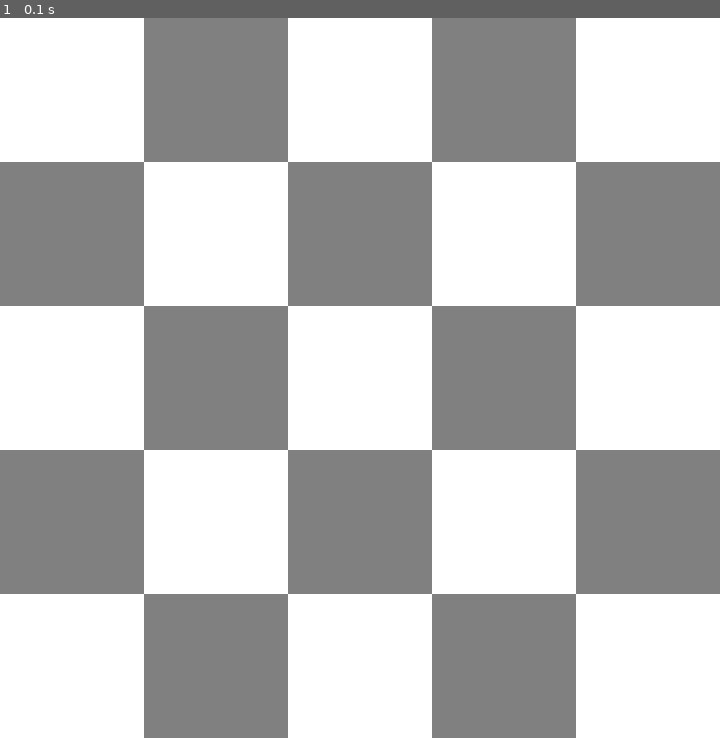
Above: before the commit, frame 1.
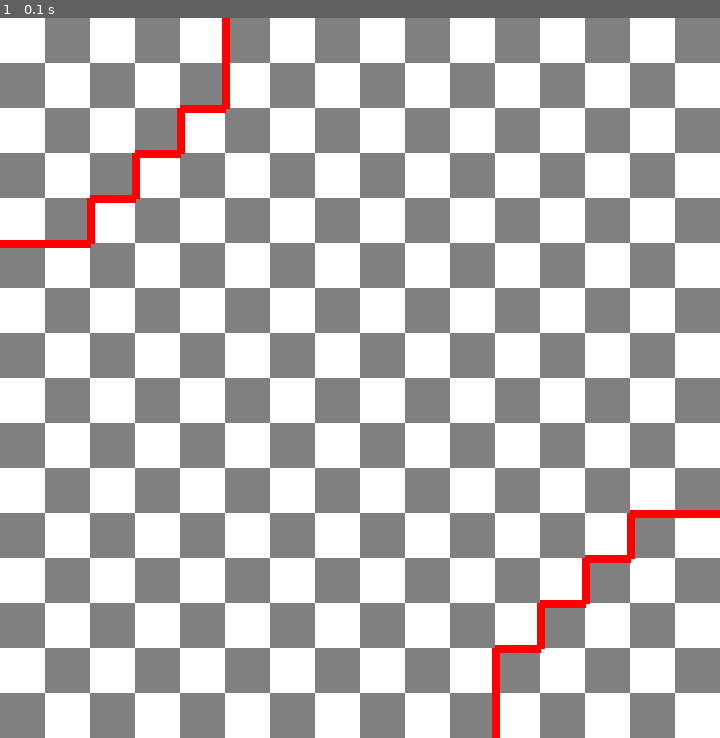
Above: after the commit, the same moment.

Repository: rehanadi30/Halmahahaha
Game: pygame game, started from main.py
Same seed, same stepped clock (60 frames per second), same inputs: the game is played once before the commit and once after it.
Inputs:
- Up to frame 1 (0.1 s): no input

The runs differ from the first frame. In frame 1, 51% of the frame differs, in the area x 0-100%, y 0-100%.

Commit message:
Struktur data pion improved
belum selesai tapi isinya sudah semakin lengkap

Diff:
--- a/konstanta.py
+++ b/konstanta.py
@@ -1,6 +1,6 @@
 #Size papan
 WIDTH, HEIGHT = 720, 720
-SIZE = 5
+SIZE = 16
 SQUARE_SIZE = WIDTH//SIZE
 
 #Warna
--- a/pion.py
+++ b/pion.py
@@ -4,22 +4,31 @@
 class Pion:
     PADDING = 15
     OUTLINE = 2
-    def __init__(self, baris, kolom, warna):
+    def __init__(self, baris, kolom, warna, status):
         self.baris = baris
         self.kolom = kolom
         self.warna = warna
+        self.status = status #1 or 2. Default: 1 for BOT 2 for player. Tapi karena ada algo vs algo bisa jaadi bot vs bot
         self.x = 0
         self.y = 0
         self.posisi()
-        self.isGoal = False
+        self.isGoal()
 
     def isJump(self):
         pass
     def isMove(self):
         pass
+    def isGoal(self):
+        if (self.status == 1):
+            return (self.x)
     def posisi(self):
         self.x = SQUARE_SIZE * self.kolom + SQUARE_SIZE//2
         self.y = SQUARE_SIZE * self.baris + SQUARE_SIZE // 2
-    def render(selfself, win):
+
+    def render(self, win):
         rad = SQUARE_SIZE//2 - self.PADDING
-        pygame.draw.circle(win, RED, (self.x, self.y), rad)
+        pygame.draw.circle(win, self.WHITE, (self.x, self.y), rad + self.OUTLINE)
+        pygame.draw.circle(win, self.warna, (self.x, self.y), rad)
+
+    def __repr__(self): #mengatasi mengembalikan jenis objek
+        return str(self.warna)
